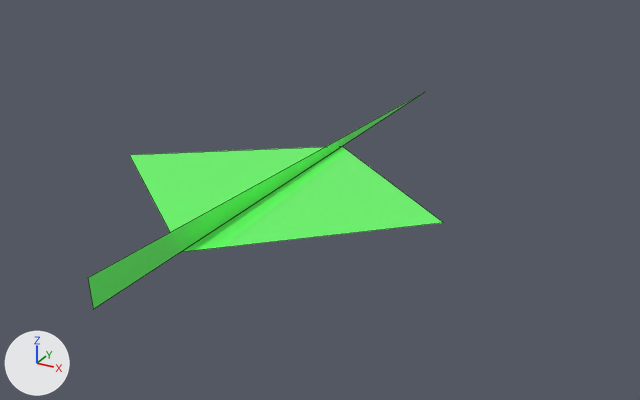
A saved change to the glTF model 1_Boids/boids.glb.
Before and after are seen from a 50 mm camera at (2.88, -4.59, 2.31) aimed at (0.16, 0.37, -0.17). Arrows for +X, +Y and +Z are at lower left; the lights stay in place. Mesh edges are drawn as thin lines. Where no turn or scale is listed for an object, it has been applied to the vertices.

Script lines for the objects in view, before the commit:
```python
me_plane_001 = bpy.data.meshes.new('Plane.001')
me_plane_001.from_pydata([(-1.21, 0.0, 0.04), (0.0, -1.0, 0.0), (0.0, 1.0, 0.0)], [], [(0, 1, 2)])
me_plane_001.materials.append(mat_material)  # green #67ff67
me_plane_002 = bpy.data.meshes.new('Plane.002')
me_plane_002.from_pydata([(1.21, 0.0, 0.05), (0.0, 1.0, 0.0), (0.0, -1.0, 0.0)], [], [(0, 1, 2)])
me_plane_002.materials.append(mat_material)  # green #67ff67
me_plane_003 = bpy.data.meshes.new('Plane.003')
me_plane_003.from_pydata([(0.0, -2.47, -0.81), (0.0, -2.46, -1.0), (0.0, 1.88, -1.0)], [], [(0, 1, 2)])
me_plane_003.materials.append(mat_material)  # green #67ff67
ob_plane_001 = bpy.data.objects.new('Plane.001', me_plane_001)
ob_plane_001.location = (0.0, 0.0, 0.0)
ob_plane_002 = bpy.data.objects.new('Plane.002', me_plane_002)
ob_plane_002.location = (0.0, 0.0, 0.0)
ob_plane_003 = bpy.data.objects.new('Plane.003', me_plane_003)
ob_plane_003.location = (0.0, 0.731, 1.0)
```
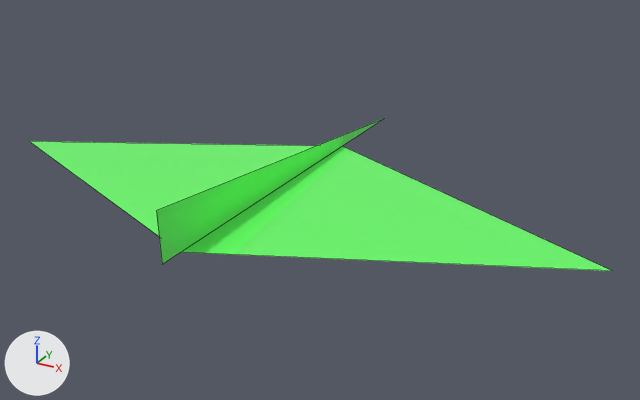
Changed parts and their boxes (x1, y1, x2, y2) in the pictures (640 x 400 px):
'Plane.002', reshaped (63% wider, 18% taller)
    before: (182, 146, 444, 252)
    after: (182, 146, 611, 271)
'Plane.001', reshaped (47% wider, 12% taller)
    before: (130, 147, 324, 232)
    after: (30, 141, 315, 236)
'Plane.003', reshaped (32% narrower, 32% shorter)
    before: (88, 94, 421, 309)
    after: (156, 119, 383, 264)

Edits to the bpy script that builds the scene:
```text
Change me_plane_001:
    where me_plane_001.from_pydata(...)  # 3 vertices, 1 face; spans x -1.21..0.0, y -1.0..1.0, z 0.0..0.04
    used by ob_plane_001; location = (0.0, 0.0, 0.0)
    me_plane_001 part 1
    me_plane_001.vertices[0].co: (-1.21, 0.0, 0.04) -> (-2.2, 0.0, -0.03)  # pixel (129, 154) -> pixel (29, 141)
Change me_plane_002:
    where me_plane_002.from_pydata(...)  # 3 vertices, 1 face; spans x 0.0..1.21, y -1.0..1.0, z 0.0..0.05
    used by ob_plane_002; location = (0.0, 0.0, 0.0)
    me_plane_002 part 2
    me_plane_002.vertices[0].co: (1.21, 0.0, 0.05) -> (2.2, 0.0, -0.02)  # pixel (443, 222) -> pixel (612, 270)
Change me_plane_003:
    where me_plane_003.from_pydata(...)  # 3 vertices, 1 face; spans x 0.0, y -2.47..1.88, z -1.0..-0.81
    used by ob_plane_003; location = (0.0, 0.731, 1.0)
    me_plane_003 part 3
    me_plane_003.vertices[0].co: (0.0, -2.47, -0.81) -> (0.0, -1.91, -0.67)  # pixel (87, 277) -> pixel (156, 210)
    me_plane_003.vertices[1].co: (0.0, -2.46, -1.0) -> (0.0, -1.9, -1.0)  # pixel (93, 309) -> pixel (162, 264)
    me_plane_003.vertices[2].co: (0.0, 1.88, -1.0) -> (0.0, 1.02, -1.0)  # not seen -> pixel (384, 118)
```
